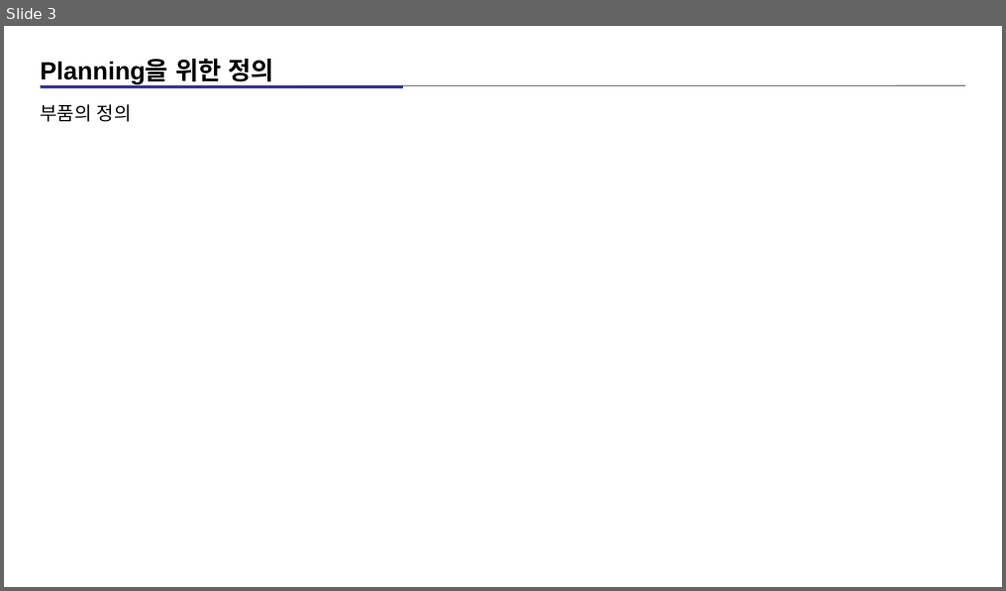
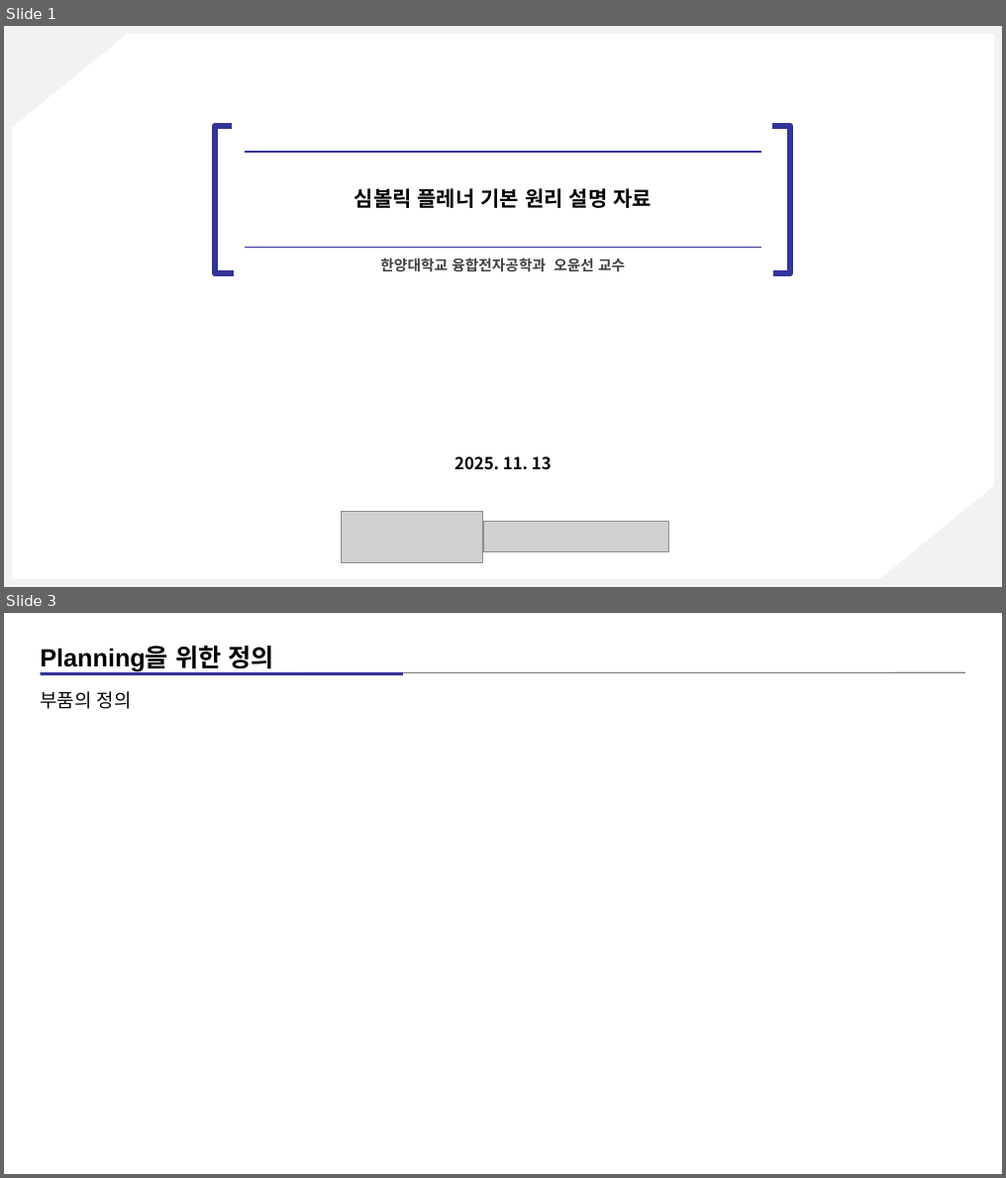
Before and after one commit to kimz1121/test, a slide deck: 현대차 심볼릭 플레너 예시 설명 자료_00.pptx. Shown one above the other, each under a label of ours: slide 3 before the commit, slides 1 and 3 after it; the slides between them are not shown. The pictures are 1006x591 and 1006x1178 pixels, drawn with LibreOffice and Linux fonts; fonts in the diff are those of the drawing; grey boxes stand for pictures. Boxes give left, top, right and bottom in pixels: in the first picture for what was removed or moved away, otherwise in the second. Text is boxed around its words. In the diff, an @@ line names an element or a change of style, - is before the commit and + after.

```diff
--- a/현대차 심볼릭 플레너 예시 설명 자료_00.pptx
+++ b/현대차 심볼릭 플레너 예시 설명 자료_00.pptx
@@ slide 1 added at (x1=4, y1=26, x2=1002, y2=587), background #FFFFFF @@
@@ rectangle added at (x1=4, y1=26, x2=1002, y2=587), outline #F2F2F2 15 pt @@
@@ right triangle added at (x1=5, y1=26, x2=137, y2=134), fill #F2F2F2 @@
@@ group added at (x1=215, y1=126, x2=791, y2=274): 2 lines, 2 freeform shapes @@
@@ text added at (x1=354, y1=188, x2=651, y2=208), 20 pt, text #000000, bold @@
+심볼릭 플레너 기본 원리 설명 자료
@@ text added at (x1=380, y1=258, x2=625, y2=273), 14 pt, text #404040, bold @@
+한양대학교 융합전자공학과 오윤선 교수
@@ text added at (x1=454, y1=457, x2=551, y2=471), 16 pt, text #000000, bold @@
+2025. 11. 13
@@ right triangle added at (x1=870, y1=480, x2=1002, y2=587), fill #F2F2F2 @@
@@ picture added at (x1=341, y1=512, x2=483, y2=564) @@
@@ picture added at (x1=484, y1=522, x2=669, y2=553) @@
```
Also in this commit, not shown: 3 slides changed, 24 slides removed.
